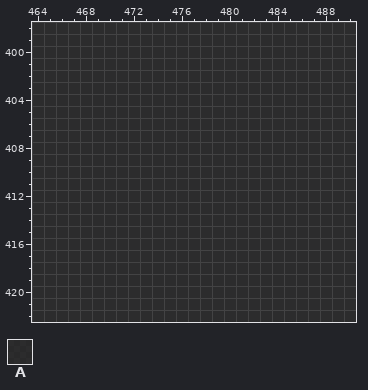
Pixel-art file, stored at experimental/art/man_test_sheet.aseprite. This is how it looked before the edit.
633x447 pixels, 1 frame. Colours within 5 levels of each other are drawn and written as one. Shown: x 464..490, y 398..422. The commit also changed other parts of the picture, which this record leaves out.
Visible layers, top first: "front #2", "Layer 3", "front", "center", "behind", "Layer 4".
Palette (. is transparent): A #000000c8
Pixels before, first column x 464:
398 AAAAAAAAAAAAAAAAAAAAAAAAAAA
399 AAAAAAAAAAAAAAAAAAAAAAAAAAA
400 AAAAAAAAAAAAAAAAAAAAAAAAAAA
401 AAAAAAAAAAAAAAAAAAAAAAAAAAA
402 AAAAAAAAAAAAAAAAAAAAAAAAAAA
403 AAAAAAAAAAAAAAAAAAAAAAAAAAA
404 AAAAAAAAAAAAAAAAAAAAAAAAAAA
405 AAAAAAAAAAAAAAAAAAAAAAAAAAA
406 AAAAAAAAAAAAAAAAAAAAAAAAAAA
407 AAAAAAAAAAAAAAAAAAAAAAAAAAA
408 AAAAAAAAAAAAAAAAAAAAAAAAAAA
409 AAAAAAAAAAAAAAAAAAAAAAAAAAA
410 AAAAAAAAAAAAAAAAAAAAAAAAAAA
411 AAAAAAAAAAAAAAAAAAAAAAAAAAA
412 AAAAAAAAAAAAAAAAAAAAAAAAAAA
413 AAAAAAAAAAAAAAAAAAAAAAAAAAA
414 AAAAAAAAAAAAAAAAAAAAAAAAAAA
415 AAAAAAAAAAAAAAAAAAAAAAAAAAA
416 AAAAAAAAAAAAAAAAAAAAAAAAAAA
417 AAAAAAAAAAAAAAAAAAAAAAAAAAA
418 AAAAAAAAAAAAAAAAAAAAAAAAAAA
419 AAAAAAAAAAAAAAAAAAAAAAAAAAA
420 AAAAAAAAAAAAAAAAAAAAAAAAAAA
421 AAAAAAAAAAAAAAAAAAAAAAAAAAA
422 AAAAAAAAAAAAAAAAAAAAAAAAAAA
After:
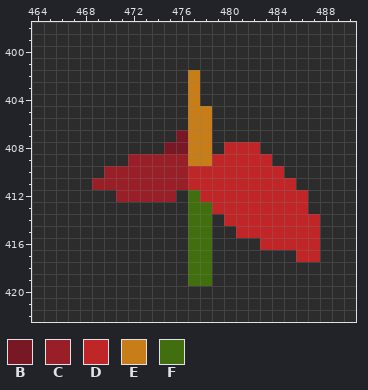
Colours new in this view: B #781824  C #981e28  D #c02628  E #c77e19  F #416e0e
From old to new:
Changed rows in their new state; - is an unchanged pixel.
Layer "center":
first column x 469:
402 --------E----------
403 --------E----------
404 --------E----------
405 --------EE---------
406 --------EE---------
407 -------BEE---------
408 ------BBEE-DDD-----
409 ---CCCCCEEDDDDD----
410 -CCCCCCCDDDDDDDD---
411 CCCCCCCCDDDDDDDDD--
412 --CCCCC-FDDDDDDDDD-
413 --------FFDDDDDDDD-
414 --------FF-DDDDDDDD
415 --------FF--DDDDDDD
416 --------FF----DDDDD
417 --------FF-------DD
418 --------FF---------
419 --------FF---------
Pixel boxes of the changes (left, top, right, bottom) in both pictures:
changed: (92, 70, 320, 286)
